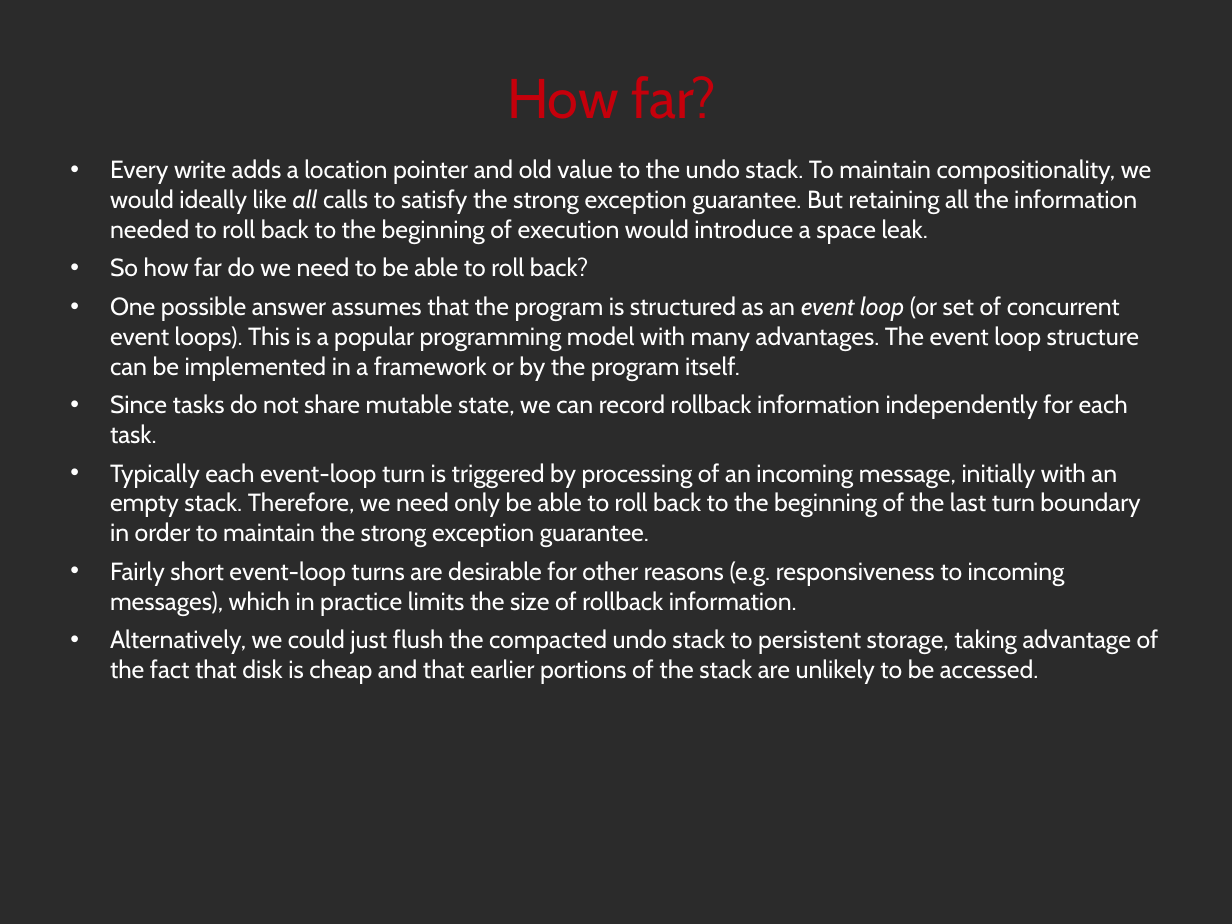
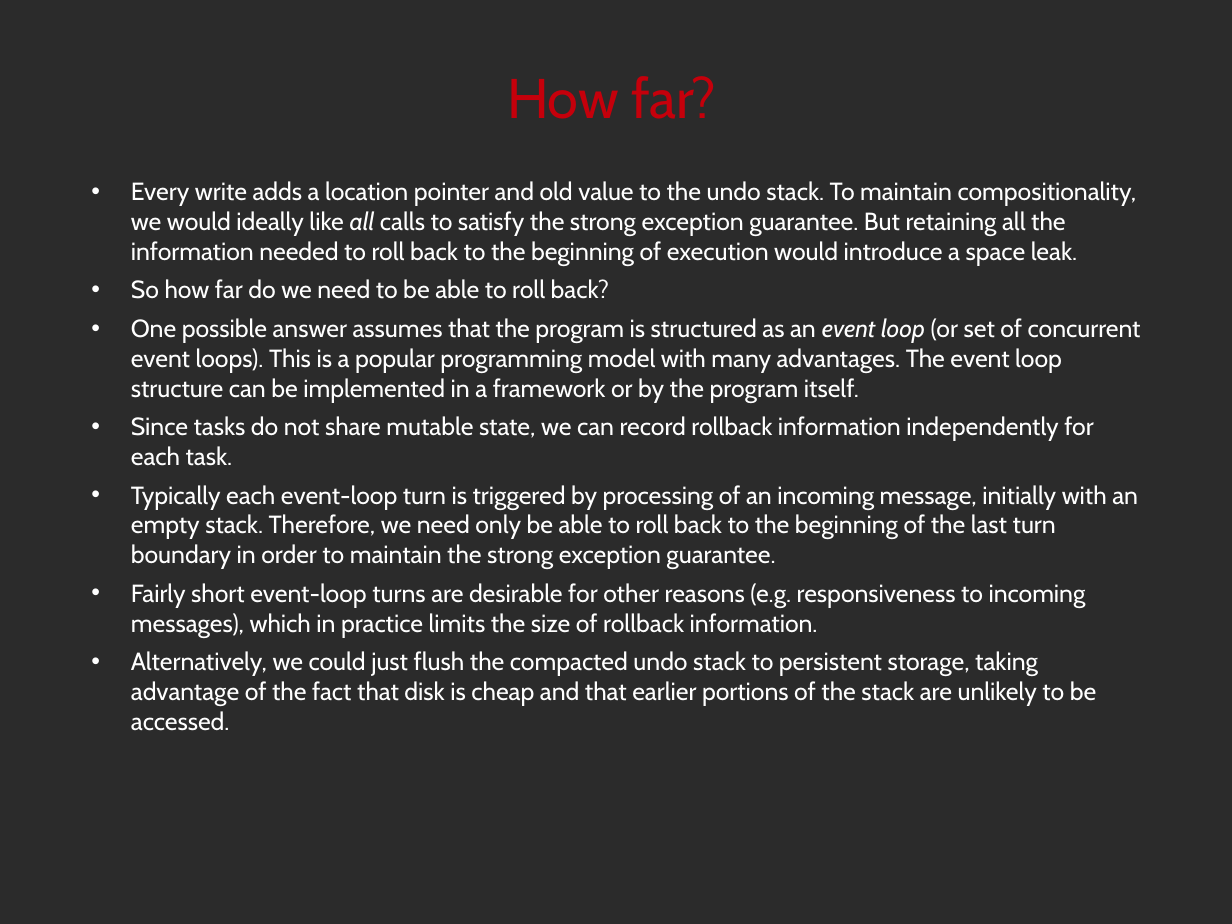
Before and after one commit to noether-lang/noether, a slide deck: slide 23 of doc/presentations/StrangeLoop2014/handling.odp. Drawn at 1232x924 pixels with LibreOffice and Linux fonts; fonts in the diff are those of the drawing; background and template pictures are left out; a plain dark background stands for a picture behind light text. Boxes give left, top, right and bottom in pixels: in the first picture for what was removed or moved away, otherwise in the second. Text is boxed around its words. In the diff, an @@ line names an element or a change of style, - is before the commit and + after.

Commit message:
Update error handling talk slides (minor corrections, and an important correction to the discussion of concurrent GC optimizations).

```diff
--- a/doc/presentations/StrangeLoop2014/handling.odp
+++ b/doc/presentations/StrangeLoop2014/handling.odp
@@ text "Every write adds a location ..." rewrapped from (110, 159, 1159, 684) to (131, 181, 1141, 731) @@
```
Also in this commit, not shown: 21 other slides changed, 1 slide added, 2 other files.
